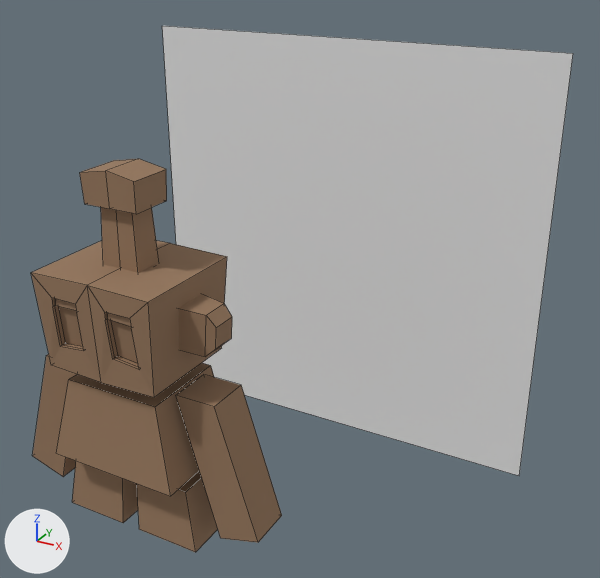
One commit to the Blender file BLENDER/Golem Cute.blend: the scene before it, then after it.
Before and after are seen from a 50 mm lens placed at (4.16, -4.76, 4.88), pointed at (0.44, 1.99, 1.51). Lighting does not change. The marker at lower left points along +X, +Y and +Z. Mesh edges are drawn as thin lines.

In view in the first picture: 'G.Chest', 'G.antena', 'G.arm', 'G.ears', 'G.head', 'G.legs', 'golem cute'.
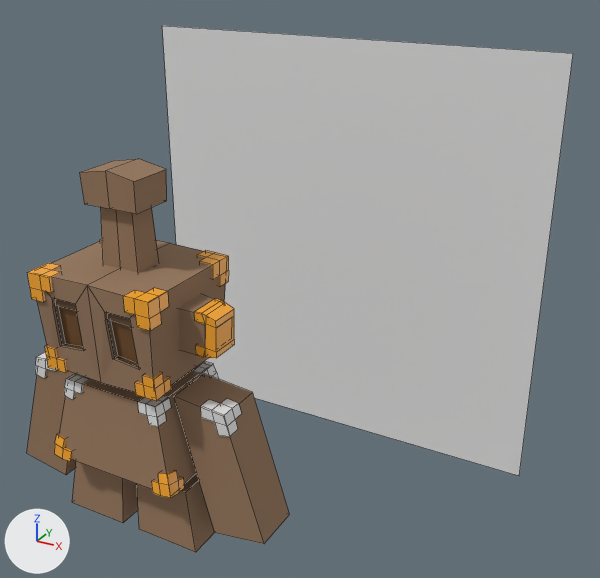
Diff of the bpy script that builds the scene:
```diff
--- a/BLENDER/Golem Cute.blend.py
+++ b/BLENDER/Golem Cute.blend.py
@@ me_cube_003 @@
 me_cube_003.from_pydata(...)  # 8 vertices, 6 faces; spans x -6.26..-2.55, y -0.97..0.97, z -5.43..0.98
 # used by ob_g_arm; location = (0.0, 0.0, 1.23); scale = (0.201, 0.201, 0.201)
-me_cube_003.vertices[0].co = (-6.26, -0.97, -4.89)  # pixel (32, 455)
-me_cube_003.vertices[1].co = (-4.4, -0.97, 0.98)  # pixel (46, 355)
-me_cube_003.vertices[2].co = (-6.26, 0.97, -4.89)
-me_cube_003.vertices[3].co = (-4.4, 0.97, 0.98)
-me_cube_003.vertices[4].co = (-4.4, -0.97, -5.43)  # pixel (63, 476)
-me_cube_003.vertices[5].co = (-2.55, -0.97, 0.97)
-me_cube_003.vertices[6].co = (-4.4, 0.97, -5.43)
-me_cube_003.vertices[7].co = (-2.55, 0.97, 0.97)
+# me_cube_003 part 1
+me_cube_003.vertices[0].co = (-7.55, -1.16, -5.13)  # pixel (26, 453)
+me_cube_003.vertices[1].co = (-5.58, -1.16, 1.19)  # pixel (38, 359)
+me_cube_003.vertices[2].co = (-7.55, 1.26, -5.13)
+me_cube_003.vertices[3].co = (-5.58, 1.26, 1.19)
+me_cube_003.vertices[4].co = (-4.77, -1.16, -5.59)  # pixel (66, 474)
+me_cube_003.vertices[5].co = (-2.85, -1.16, 1.46)
+me_cube_003.vertices[6].co = (-4.77, 1.26, -5.59)
+me_cube_003.vertices[7].co = (-2.85, 1.26, 1.46)
 me_cube_003.materials.append(mat_golem)
@@ ob_g_arm @@
 ob_g_arm = bpy.data.objects.new('G.arm', me_cube_003)
-ob_g_arm.location = (0.0, 0.0, 1.23)
-ob_g_arm.scale = (0.201, 0.201, 0.201)
+ob_g_arm.location = (0.0, 0.0, 1.17)
+ob_g_arm.scale = (0.174, 0.174, 0.174)
 _m = ob_g_arm.modifiers.new('Mirror', 'MIRROR')
@@ ob_cube_009 @@
+ob_cube_009 = bpy.data.objects.new('Cube.009', me_cube_016)  # 20 vertices, 18 faces; spans x -11.22..-8.34, y -0.26..2.01, z -1.22..1.18; modifiers MIRROR
+ob_cube_009.location = (0.0, -0.19, 1.31)
+ob_cube_009.scale = (0.0918, 0.0918, 0.0918)
@@ ob_cube_007 @@
+ob_cube_007 = bpy.data.objects.new('Cube.007', me_cube_014)  # 20 vertices, 18 faces; spans x -7.58..-5.1, y -0.82..1.56, z -0.98..1.67; in mat_gold (orange #ffac2c); modifiers MIRROR
+ob_cube_007.location = (0.0, -0.43, 0.78)
+ob_cube_007.rotation_euler = (3.124, 0.0, 3.142)  # degrees (179, 0, 180)
+ob_cube_007.scale = (0.0837, 0.0837, 0.0837)
@@ ob_cube_006 @@
+ob_cube_006 = bpy.data.objects.new('Cube.006', me_cube_013)  # 20 vertices, 18 faces; spans x -6.82..-4.04, y -0.79..1.85, z -1.06..1.46; modifiers MIRROR
+ob_cube_006.location = (0.0, 0.36, 1.31)
+ob_cube_006.rotation_euler = (0.0, 0.0, 3.142)  # degrees (0, 0, 180)
+ob_cube_006.scale = (0.0737, 0.0737, 0.0737)
@@ ob_cube_005 @@
+ob_cube_005 = bpy.data.objects.new('Cube.005', me_cube_012)  # 20 vertices, 18 faces; spans x -6.69..-3.91, y -0.79..1.85, z -1.06..1.43; modifiers MIRROR
+ob_cube_005.location = (0.0, -0.36, 1.31)
+ob_cube_005.scale = (0.0737, 0.0737, 0.0737)
@@ ob_cube_004 @@
+ob_cube_004 = bpy.data.objects.new('Cube.004', me_cube_011)  # 24 vertices, 22 faces; spans x -5.56..-4.33, y -0.88..0.88, z -1.04..1.38; in mat_gold (orange #ffac2c); modifiers MIRROR
+ob_cube_004.location = (0.0, 0.0, 1.97)
+ob_cube_004.scale = (0.159, 0.159, 0.159)
@@ ob_cube_002 @@
+ob_cube_002 = bpy.data.objects.new('Cube.002', me_cube_009)  # 20 vertices, 18 faces; spans x -6.39..-3.84, y -0.55..1.96, z -1.06..1.55; in mat_gold (orange #ffac2c); modifiers MIRROR
+ob_cube_002.location = (0.0, 0.47, 2.26)
+ob_cube_002.rotation_euler = (0.0, 0.0, 3.142)  # degrees (0, 0, 180)
+ob_cube_002.scale = (0.0918, 0.0918, 0.0918)
@@ ob_cube_001 @@
+ob_cube_001 = bpy.data.objects.new('Cube.001', me_cube_008)  # 20 vertices, 18 faces; spans x -6.43..-3.94, y -0.7..1.79, z -1.01..1.48; in mat_gold (orange #ffac2c); modifiers MIRROR
+ob_cube_001.location = (0.0, -0.47, 2.26)
+ob_cube_001.scale = (0.0918, 0.0918, 0.0918)
@@ ob_cube @@
+ob_cube = bpy.data.objects.new('Cube', me_cube)  # 20 vertices, 18 faces; spans x -6.64..-4.29, y -0.75..1.61, z -1.0..1.33; in mat_gold (orange #ffac2c); modifiers MIRROR
+ob_cube.location = (0.0, -0.43, 1.66)
+ob_cube.rotation_euler = (3.124, 0.0, 3.142)  # degrees (179, 0, 180)
+ob_cube.scale = (0.0837, 0.0837, 0.0837)
```

What differs and where, as boxes [x1, y1, x2, y2] in the pictures (600 x 578 px):
'G.arm', reshaped, moved, rescaled (7% shorter): before [33, 354, 282, 543]; after [27, 369, 290, 544]
'Cube.001', added (orange): after [28, 263, 169, 331]
'Cube.004', added (orange): after [195, 298, 234, 358]
'Cube.009', added: after [35, 352, 242, 437]
'Cube.005', added: after [64, 374, 171, 427]
'Cube', added (orange): after [45, 345, 171, 401]
'Cube.007', added (orange): after [54, 434, 185, 498]
'Cube.002', added (orange): after [99, 239, 229, 287]
'Cube.006', added: after [193, 361, 218, 379]
